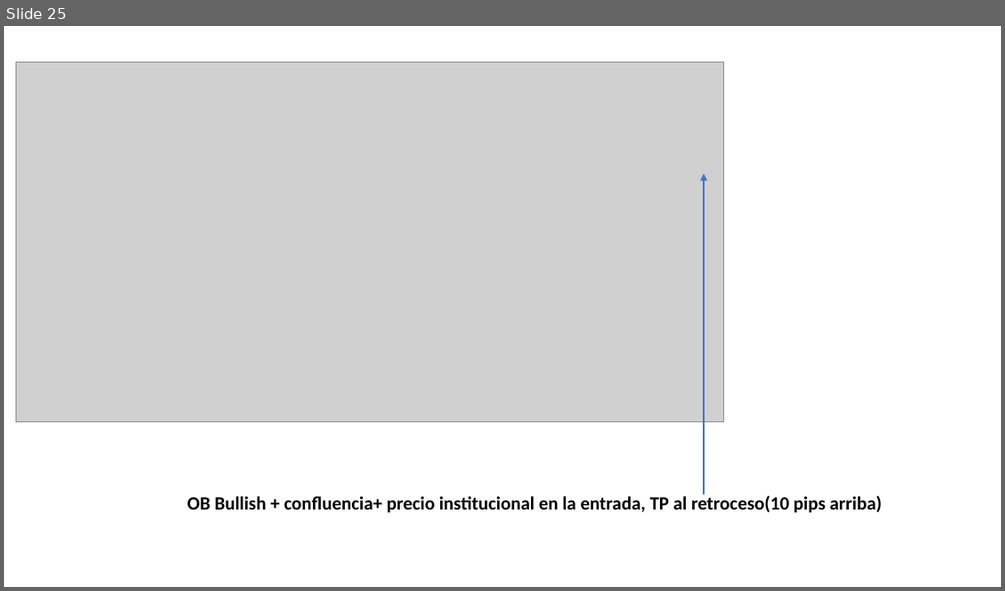
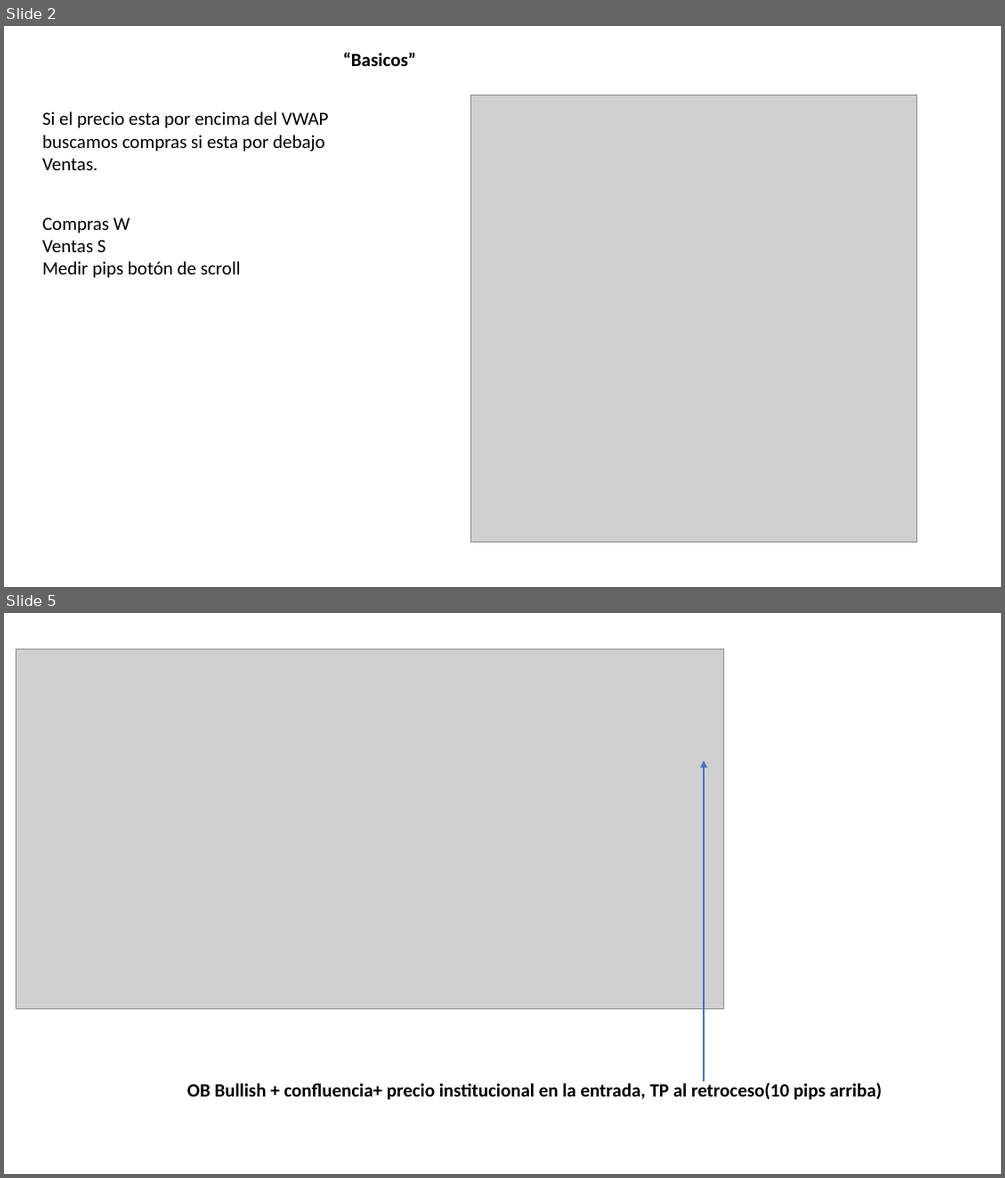
Before and after one commit to Edd1eware/Yields_Academy, a slide deck: Manual_YIELDS_ACADEMY.pptx. Shown one above the other, each under a label of ours: slide 25 before the commit, slides 2 and 5 after it; the slides between them are not shown. The pictures are 1005x591 and 1005x1178 pixels, drawn with LibreOffice and Linux fonts; fonts in the diff are those of the drawing; grey boxes stand for pictures. Boxes give left, top, right and bottom in pixels: in the first picture for what was removed or moved away, otherwise in the second. Text is boxed around its words. In the diff, an @@ line names an element or a change of style, - is before the commit and + after.

```diff
--- a/Manual_YIELDS_ACADEMY.pptx
+++ b/Manual_YIELDS_ACADEMY.pptx
@@ slide 2 added at (4,26,1001,587), background #FFFFFF @@
@@ text added at (343,52,416,66), 18 pt, text #000000, bold @@
+“Basicos”
@@ picture added at (470,95,917,542) @@
@@ text added at (42,111,329,170), 18 pt, text #000000 @@
+Si el precio esta por encima del VWAP buscamos compras si esta por debajo Ventas.
@@ text added at (42,217,241,278), 18 pt, text #000000 @@
+Compras W
+Ventas S
+Medir pips botón de scroll
@@ what was slide 25 is now slide 5 @@
```
Also in this commit, not shown: 3 other slides added, 57 slides removed.
